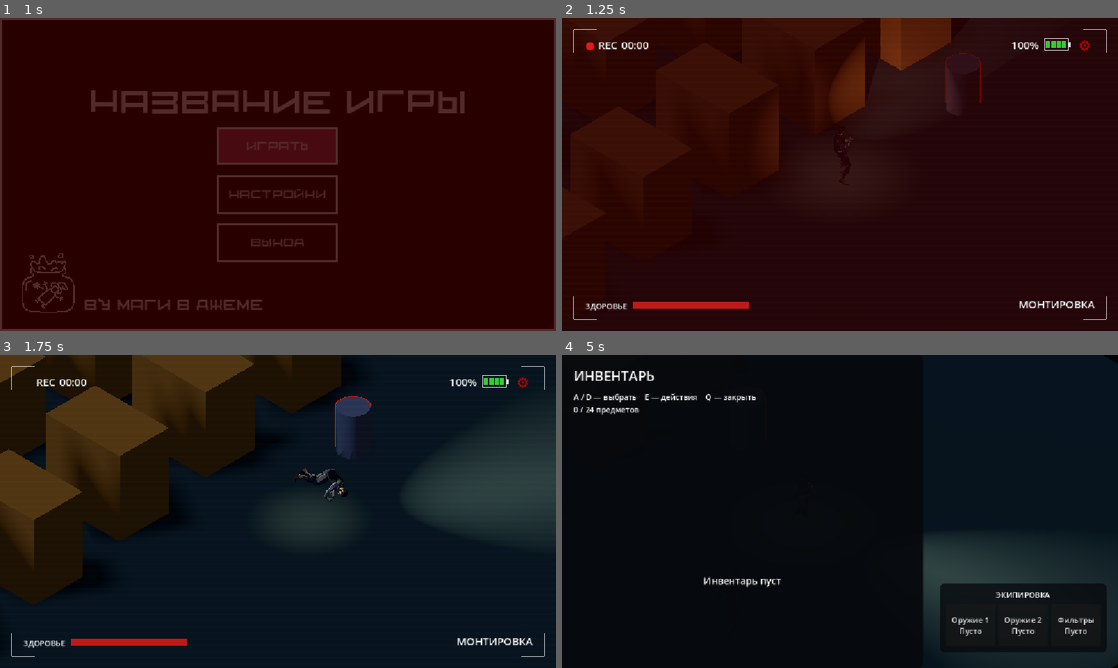
Above: before the commit, frames 1-4 (two rows, left to right).
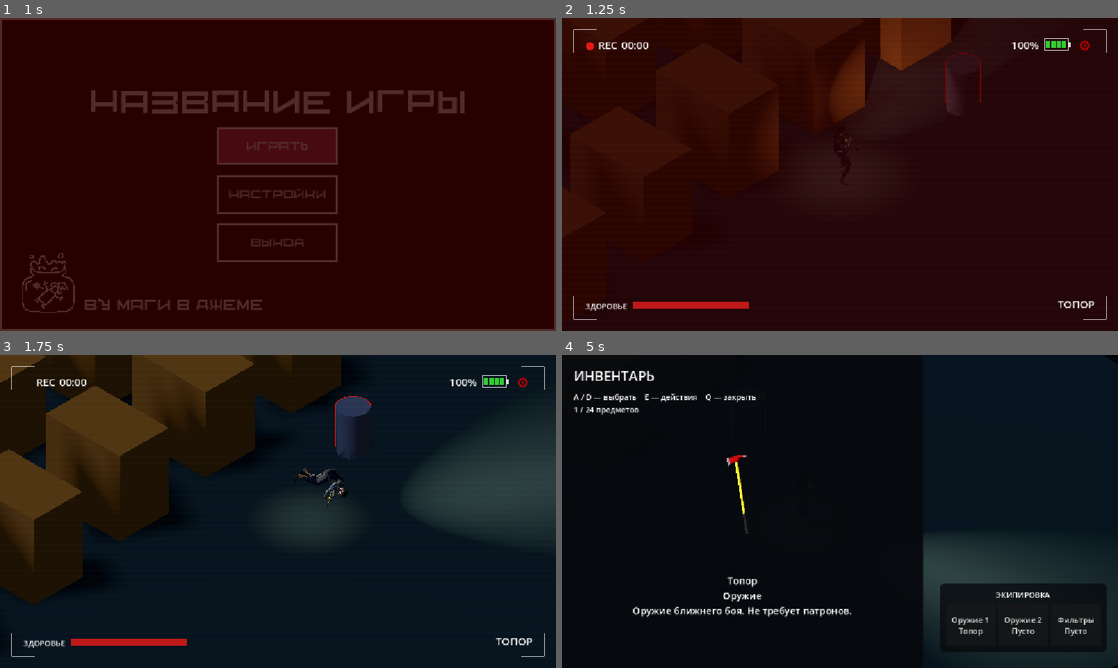
Above: after the commit, the same moments.

Repository: AnckerStudios/the-camera-game
Game: Godot game, scene res://ui/menu/menu.tscn
Same seed, same stepped clock (60 frames per second), same inputs: the game is played once before the commit and once after it. Sound files missing from this copy of the repository are replaced by a short silence.
Inputs (mouse positions are in pixels of both pictures, inside the frame that each line leads up to):
- Up to frame 1 (1 s): click "Играть" at 0.5 s
- Up to frame 2 (1.25 s): no input
- Up to frame 3 (1.75 s): move the mouse to (400, 495) at 1.27 s; press the mouse at (400, 495) at 1.28 s; hold D (move_right) from 1.28 s (still down); tap Shift (dash) at 1.35 s; tap Space (jump) at 1.52 s
- Up to frame 4 (5 s): tap Space (jump) at 1.82, 2.27, 2.3, 2.57, 3.77, 4.07 s; move the mouse to (728, 527) at 2.02 s; release D (move_right) at 2.03 s; release the mouse at (728, 527) at 2.03 s; hold S (move_backward) 2.03-2.78 s; click (728, 527) at 2.1 s; move the mouse to (895, 442) at 2.77 s; hold D (move_right) 2.78-3.53 s; hold Space (jump) 2.78-3.53 s; tap Shift (dash) at 3.05, 4.35 s; move the mouse to (812, 574) at 3.52 s; hold W (move_forward) 3.53-4.28 s; right-click (812, 574) at 3.6 s; click (812, 574) at 3.8 s; move the mouse to (1006, 558) at 4.27 s; hold A (move_left) from 4.28 s (still down); hold Space (jump) from 4.28 s (still down); tap Q (inventory) at 4.9 s

Frame 1 is identical in both runs. In frame 2, 0.2% of the frame differs, in the area x 50-96%, y 38-93%; in frame 3, 0.2%; in frame 4, 1.1%, in the area x 2-76%, y 16-90%.

Commit message:
фикс инвентаря

Diff:
--- a/gamelogic/inventory/player_inventory.gd
+++ b/gamelogic/inventory/player_inventory.gd
@@ -67,6 +67,8 @@
 		entry.weapon = _holder.create_inventory_weapon(entry.item.weapon_scene)
 		if not entry.weapon:
 			return false
+	if entry.weapon is Firearm:
+		entry.weapon.bind_ammo_inventory(self, entry.item.weapon_id)
 	for index in weapons.size():
 		if weapons[index] == entry:
 			weapons[index] = null
@@ -97,12 +99,44 @@
 		_consume(entry, 1)
 		return true
 	if entry.item.kind == InventoryItem.Kind.AMMO:
-		for candidate in entries:
-			if candidate.weapon is Firearm and candidate.item.weapon_id == entry.item.weapon_id:
-				candidate.weapon.add_ammo(entry.quantity)
-				_consume(entry, entry.quantity)
-				return true
+		# «Применить» запускает перезарядку совместимого оружия в руках.
+		if is_instance_valid(_holder) and _holder.current is Firearm:
+			var firearm := _holder.current as Firearm
+			if firearm.get_ammo_id() == entry.item.weapon_id:
+				firearm.reload()
+				return firearm.is_reloading
 	return false
+
+## Общий запас подходящих патронов во всех стопках инвентаря.
+func get_ammo_count(weapon_id: StringName) -> int:
+	if weapon_id.is_empty():
+		return 0
+	var total := 0
+	for entry in entries:
+		if entry.item.kind == InventoryItem.Kind.AMMO and entry.item.weapon_id == weapon_id:
+			total += entry.quantity
+	return total
+
+
+## Списание только реально загруженных патронов; пустые стопки удаляются.
+func consume_ammo(weapon_id: StringName, amount: int) -> int:
+	var remaining := maxi(amount, 0)
+	for index in range(entries.size() - 1, -1, -1):
+		var entry := entries[index]
+		if remaining == 0:
+			break
+		if weapon_id.is_empty() or entry.item.kind != InventoryItem.Kind.AMMO or entry.item.weapon_id != weapon_id:
+			continue
+		var count := mini(remaining, entry.quantity)
+		entry.quantity -= count
+		remaining -= count
+		if entry.quantity == 0:
+			entries.remove_at(index)
+	var consumed := maxi(amount, 0) - remaining
+	if consumed > 0:
+		changed.emit()
+	return consumed
+
 
 func _consume(entry: InventoryEntry, quantity: int) -> void:
 	entry.quantity -= quantity
@@ -158,6 +192,8 @@
 	_sync_weapons()
 	if is_instance_valid(entry.weapon):
 		entry.weapon.unequip()
+		if entry.weapon is Firearm:
+			entry.weapon.bind_ammo_inventory(null)
 		entry.weapon.get_parent().remove_child(entry.weapon)
 		pickup.add_child(entry.weapon)
 	get_tree().current_scene.add_child(pickup)
@@ -175,6 +211,8 @@
 		entry.weapon.unequip()
 		if entry.weapon is Firearm and not entry.weapon.fired.is_connected(_holder._on_weapon_fired):
 			entry.weapon.fired.connect(_holder._on_weapon_fired)
+		if entry.weapon is Firearm:
+			entry.weapon.bind_ammo_inventory(self, entry.item.weapon_id)
 	entries.append(entry)
 	changed.emit()
 	return true
--- a/gamelogic/player/model/player_model_v2.tscn
+++ b/gamelogic/player/model/player_model_v2.tscn
@@ -11,6 +11,8 @@
 [ext_resource type="Animation" uid="uid://d02sevuoj0k0v" path="res://resources/animation/player_v2/walk_f_weapon.anim" id="9_bj4dr"]
 [ext_resource type="Animation" uid="uid://coxot20qj0gnc" path="res://resources/animation/player_v2/walk_l_weapon.anim" id="10_nh4jj"]
 [ext_resource type="Animation" uid="uid://c1xiwyn54fm" path="res://resources/animation/player_v2/walk_r_weapon.anim" id="11_6vujn"]
+
+[ext_resource type="Script" path="res://gamelogic/weapon/weapon_holder.gd" id="12_holder"]
 
 [sub_resource type="AnimationLibrary" id="AnimationLibrary_kmjtr"]
 _data = {
@@ -141,6 +143,11 @@
 bone_name = "mixamorig_RightHand"
 bone_idx = 40
 
+[node name="WeaponHolder" type="Node3D" parent="camera_man_5/Armature/Skeleton3D/RightHandGrip" node_paths=PackedStringArray("aim")]
+transform = Transform3D(1.422417, 1.794727, -0.263268, -0.451963, 0.026654, -2.259300, -1.756726, 1.445167, 0.368290, 0, 0, 0)
+script = ExtResource("12_holder")
+aim = NodePath("../../../../..")
+
 [node name="LeftHandGrip" type="BoneAttachment3D" parent="camera_man_5/Armature/Skeleton3D" index="2" unique_id=1250719779]
 transform = Transform3D(-0.4486029, -0.8911092, 0.068411306, 0.05044335, 0.051178493, 0.99741507, -0.8923067, 0.45089394, 0.02199173, 0.3193797, 2.5198853, 0.48369113)
 bone_name = "mixamorig_LeftHand"
--- a/gamelogic/weapon/firearm.gd
+++ b/gamelogic/weapon/firearm.gd
@@ -39,7 +39,13 @@
 
 @export_group("Патроны")
 @export var capacity := 6
-@export var reserve_ammo := 24
+## Запас хранится в инвентаре; само оружие содержит только магазин.
+var reserve_ammo: int:
+	get:
+		var inventory := _get_ammo_inventory()
+		return inventory.get_ammo_count(_ammo_id) if inventory else 0
+var _ammo_inventory: WeakRef
+var _ammo_id: StringName
 ## Время полной перезарядки или одного патрона, если reload_per_round.
 @export var reload_time := 1.5
 ## Заряжать по одному патрону; выстрел прерывает перезарядку.
@@ -137,20 +143,40 @@
 	return true
 
 
-func add_ammo(amount: int) -> void:
-	reserve_ammo += amount
+## Подключает общий запас патронов. WeakRef не удерживает удалённый инвентарь.
+func bind_ammo_inventory(inventory: Node, weapon_id: StringName = &"") -> void:
+	var previous := _get_ammo_inventory()
+	if previous and previous.changed.is_connected(_on_inventory_ammo_changed):
+		previous.changed.disconnect(_on_inventory_ammo_changed)
+	_ammo_inventory = weakref(inventory) if is_instance_valid(inventory) else null
+	_ammo_id = weapon_id
+	if is_instance_valid(inventory):
+		inventory.changed.connect(_on_inventory_ammo_changed)
+	_on_inventory_ammo_changed()
+
+
+func get_ammo_id() -> StringName:
+	return _ammo_id
+
+
+func _get_ammo_inventory() -> Node:
+	return _ammo_inventory.get_ref() as Node if _ammo_inventory else null
+
+
+func _on_inventory_ammo_changed() -> void:
 	ammo_changed.emit(loaded, capacity, reserve_ammo)
 
 
+## Патроны списываются при завершении перезарядки, для дробовика/револьвера — по одному.
 func _load_rounds(count: int) -> void:
-	count = mini(count, reserve_ammo)
-	loaded += count
-	reserve_ammo -= count
+	var inventory := _get_ammo_inventory()
+	if not inventory:
+		return
+	count = clampi(count, 0, capacity - loaded)
+	loaded += inventory.consume_ammo(_ammo_id, count)
 	ammo_changed.emit(loaded, capacity, reserve_ammo)
 
 
-## Направление выстрела в плоскости пола. В держателе - по его прицелу, а не по дулу,
-## которое качается вместе с анимацией рук.
 func _spread_direction() -> Vector3:
 	var half := deg_to_rad(spread_degrees) / 2.0
 	var forward := -_muzzle.global_basis.z
--- a/gamelogic/weapon/weapon_double_shotgun.tscn
+++ b/gamelogic/weapon/weapon_double_shotgun.tscn
@@ -13,7 +13,6 @@
 fire_interval = 0.25
 secondary_fires_all = true
 capacity = 2
-reserve_ammo = 16
 reload_time = 1.6
 animator = NodePath("Model/AnimationPlayer")
 reload_animation = &"Reload_002"
--- a/gamelogic/weapon/weapon_revolver.tscn
+++ b/gamelogic/weapon/weapon_revolver.tscn
@@ -9,7 +9,6 @@
 damage = 35.0
 spread_degrees = 2.0
 fire_interval = 0.35
-reserve_ammo = 30
 reload_time = 0.45
 reload_per_round = true
 display_name = "РЕВОЛЬВЕР"
--- a/scene/artem/misha_v4_doma.tscn
+++ b/scene/artem/misha_v4_doma.tscn
@@ -2,7 +2,6 @@
 
 [ext_resource type="Script" uid="uid://djumrh3554s1" path="res://scene/dima/test_level_dima_script.gd" id="1_l4rdr"]
 [ext_resource type="PackedScene" uid="uid://kmwuw8pmi1bl" path="res://gamelogic/player/player.tscn" id="2_p72od"]
-[ext_resource type="Curve" path="res://resources/animation/player/roll_motion.tres" id="3_1i3nq"]
 [ext_resource type="Script" uid="uid://depwexin4lwf1" path="res://gamelogic/player/camera/isometric_camera.gd" id="3_kbvua"]
 [ext_resource type="PackedScene" uid="uid://chrnas5w2mwst" path="res://ui/hud/hud.tscn" id="4_s1bv7"]
 [ext_resource type="PackedScene" uid="uid://w3p8l3qnm13a" path="res://gamelogic/monster/ghoul/ghoul.tscn" id="6_4ackd"]
@@ -66,20 +65,7 @@
 
 [node name="Player" parent="." unique_id=1732594493 instance=ExtResource("2_p72od")]
 transform = Transform3D(1, 0, 0, 0, 1, 0, 0, 0, 1, 0, 0.1, 0)
-speed = 2.5
-acceleration = 25.0
 jump_speed = 6.0
-turn_speed = 5.0
-coyote_seconds = 0.12
-fall_gravity_multiplier = 1.8
-fall_gravity_growth = 3.0
-max_fall_multiplier = 4.0
-released_jump_multiplier = 3.0
-max_jump_hold_seconds = 0.15
-dash_distance = 2.9
-dash_seconds = 0.9
-dash_cooldown_seconds = 0.4
-dash_curve = ExtResource("3_1i3nq")
 
 [node name="CameraRig" type="Node3D" parent="." unique_id=735580897 node_paths=PackedStringArray("target")]
 script = ExtResource("3_kbvua")
--- a/scene/ilya/ilya_v1_doma.tscn
+++ b/scene/ilya/ilya_v1_doma.tscn
@@ -2,7 +2,6 @@
 
 [ext_resource type="Script" uid="uid://djumrh3554s1" path="res://scene/dima/test_level_dima_script.gd" id="1_l4sg3"]
 [ext_resource type="PackedScene" uid="uid://kmwuw8pmi1bl" path="res://gamelogic/player/player.tscn" id="2_lntd3"]
-[ext_resource type="Curve" path="res://resources/animation/player/roll_motion.tres" id="3_u8q8r"]
 [ext_resource type="Script" uid="uid://depwexin4lwf1" path="res://gamelogic/player/camera/isometric_camera.gd" id="3_wemht"]
 [ext_resource type="PackedScene" uid="uid://chrnas5w2mwst" path="res://ui/hud/hud.tscn" id="4_si8ks"]
 [ext_resource type="Script" uid="uid://cj0kaua4ww26t" path="res://gamelogic/environment/explosive_barrel.gd" id="5_j7vhw"]
@@ -77,20 +76,7 @@
 
 [node name="Player" parent="." unique_id=1732594493 instance=ExtResource("2_lntd3")]
 transform = Transform3D(1, 0, 0, 0, 1, 0, 0, 0, 1, 0, 0.1, 0)
-speed = 2.5
-acceleration = 25.0
 jump_speed = 6.0
-turn_speed = 5.0
-coyote_seconds = 0.12
-fall_gravity_multiplier = 1.8
-fall_gravity_growth = 3.0
-max_fall_multiplier = 4.0
-released_jump_multiplier = 3.0
-max_jump_hold_seconds = 0.15
-dash_distance = 2.9
-dash_seconds = 0.9
-dash_cooldown_seconds = 0.4
-dash_curve = ExtResource("3_u8q8r")
 
 [node name="CameraRig" type="Node3D" parent="." unique_id=735580897 node_paths=PackedStringArray("target")]
 script = ExtResource("3_wemht")
